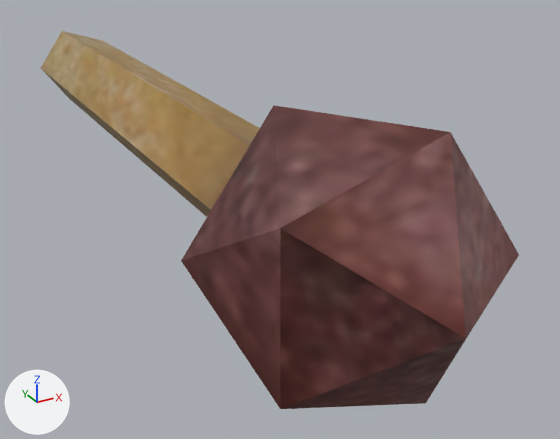
What one commit did to the FBX model Assets/Game/Models/Match.fbx.
The view is the same before and after, from a camera (50 mm lens) standing at (-2.35, -5.89, 2.05) and looking at (0.55, -0.62, -0.58). Lighting does not change. The marker at lower left points along +X, +Y and +Z.

The scene before the commit, as lines of its bpy script (objects in view):
```python
mat_material_001 = principled_material('Material.001')
mat_material_001.texture = img_match_png
me_icosphere = bpy.data.meshes.new('Icosphere')
me_icosphere.from_pydata(...)  # 21 vertices, 27 faces; spans x -0.89..0.89, y -3.49..3.45, z -0.84..0.86
me_icosphere.materials.append(mat_material_001)  # picture img_match_png
ob_icosphere = bpy.data.objects.new('Icosphere', me_icosphere)
ob_icosphere.location = (0.0, 0.0, 0.0)
```
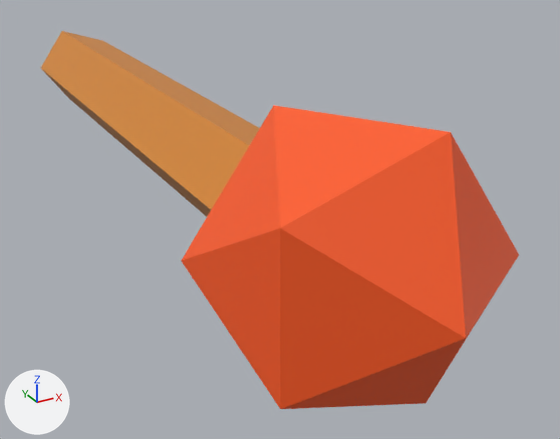
What differs and where, as boxes [x1, y1, x2, y2] in the pictures (560 x 439 px):
'Icosphere', surface changed (brown to orange): [41, 31, 519, 409] in both

What changed in the scene script:
```text
Add img_bottletext_png:
    img_bottletext_png = load_image('bottleText.png', '../Textures/bottleText.png', 512, 512, 'sRGB')
Change mat_material_001:
    mat_material_001.texture: img_match_png -> img_bottletext_png
Change me_icosphere:
    where me_icosphere.from_pydata(...)  # 21 vertices, 27 faces; spans x -0.89..0.89, y -3.49..3.45, z -0.84..0.86
    used by ob_icosphere; location = (0.0, 0.0, 0.0)
    me_icosphere part 1: texture (UV) coordinates of 27 of 27 faces, centred in x -0.78..0.78, y -3.13..3.45, z -0.74..0.75, changed; they spanned u 0.11..0.81, v 0.02..0.93 and now span u 0.62..0.97, v 0.75..0.98
```
